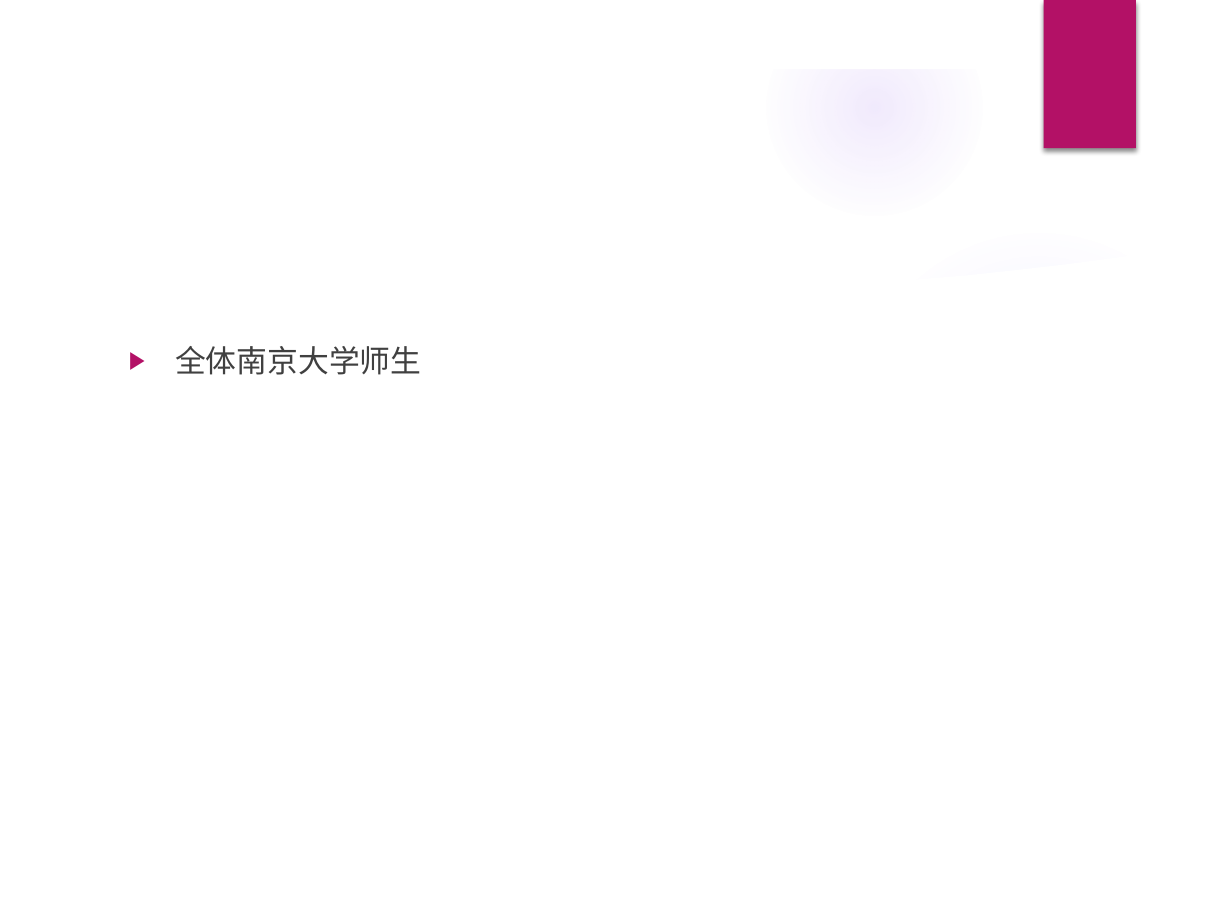
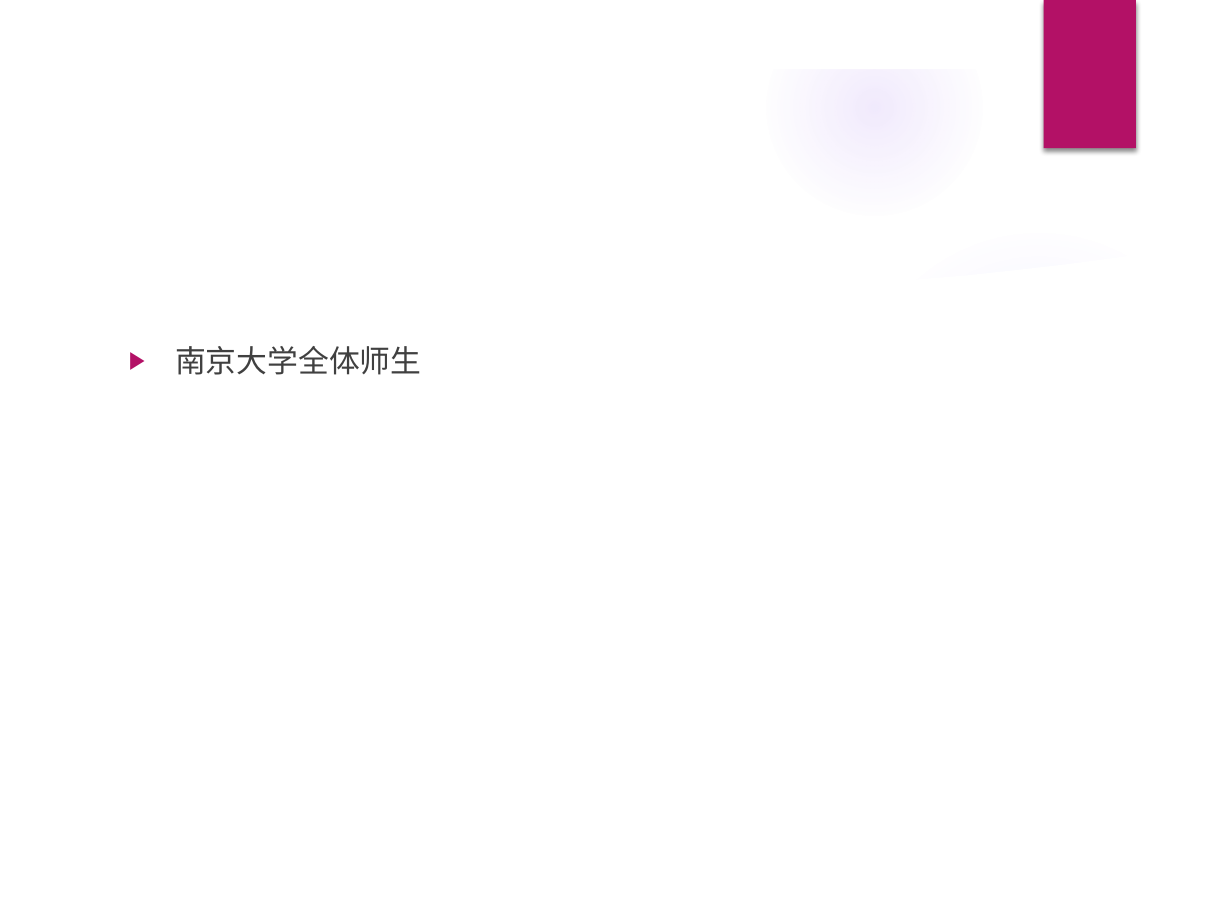
Before and after one commit to Relate13/web_2023, a slide deck: slide 3 of 项目介绍.pptx. Drawn at 1232x924 pixels with LibreOffice and Linux fonts; fonts in the diff are those of the drawing; background and template pictures are left out. Boxes give left, top, right and bottom in pixels: in the first picture for what was removed or moved away, otherwise in the second. Text is boxed around its words. In the diff, an @@ line names an element or a change of style, - is before the commit and + after.

```diff
--- a/项目介绍.pptx
+++ b/项目介绍.pptx
@@ text at box(175, 346, 421, 375): text changed @@
-▶ 全体南京大学师生
+▶ 南京大学全体师生
```
Also in this commit, not shown: 3 other slides changed, 1 slide added.
